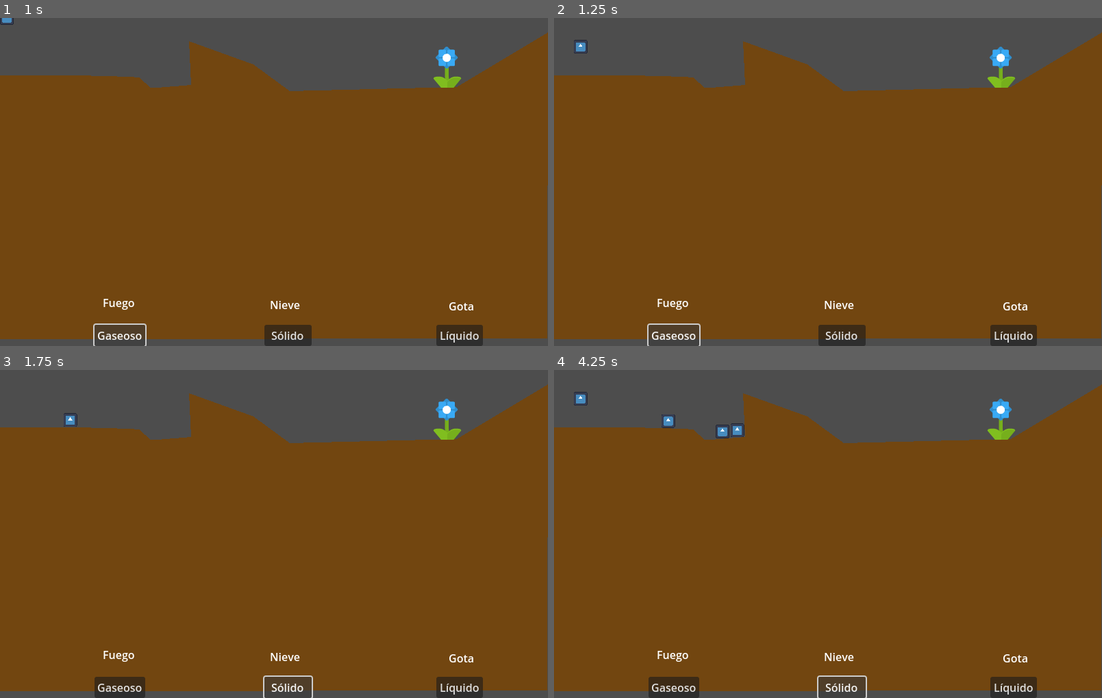
Above: before the commit, frames 1-4 (two rows, left to right).
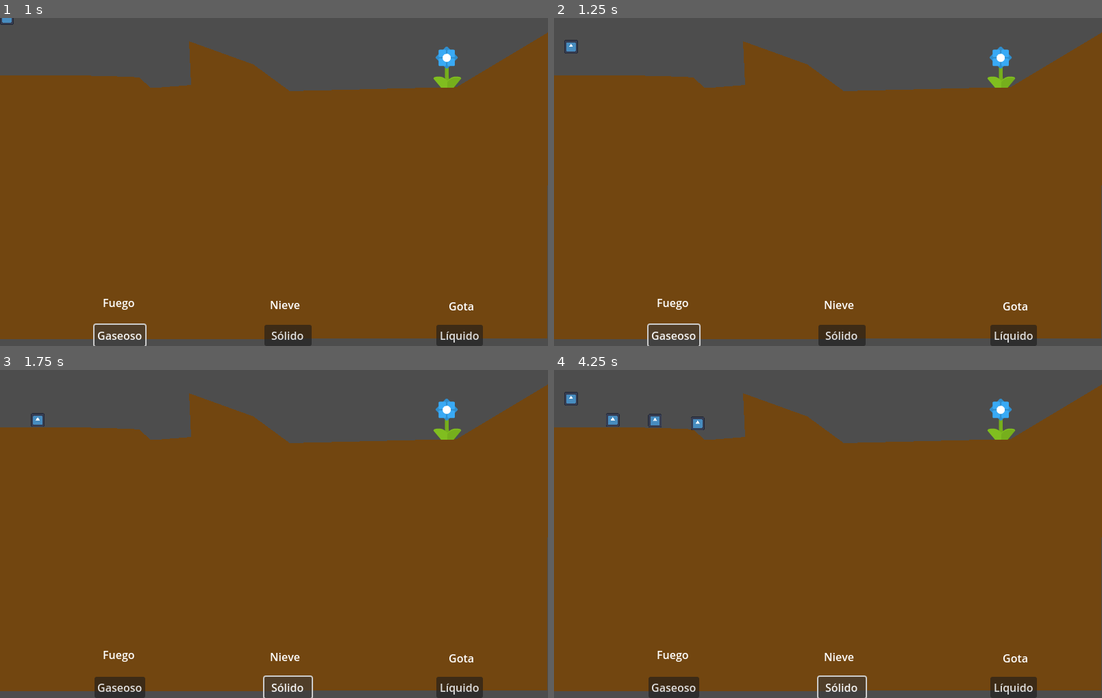
Above: after the commit, the same moments.

Repository: gonzalodelgado/gotita
Game: Godot game, scene res://node_2d.tscn
Two runs of this game, one before a commit and one after it. Both use one fixed random seed, a clock stepped at 60 frames per second and the inputs below. The engine's default icon, where the game draws it, is replaced by a stand-in: a white triangle on a blue panel in a dark square.
Inputs:
- Up to frame 1 (1 s): click "Gaseoso" at 0.5 s
- Up to frame 2 (1.25 s): no input
- Up to frame 3 (1.75 s): click "Sólido" at 1.25 s
- Up to frame 4 (4.25 s): click "Líquido" at 2 s; click "Gaseoso" at 2.75 s; click "Sólido" at 3.5 s

Frame 1 is identical in both runs. In frame 2, 0.1% of the frame differs, in the area x 1-7%, y 6-11%; in frame 3, 0.1%; in frame 4, 0.5%, in the area x 1-35%, y 6-21%.

Commit message:
defino estado inicial de gotita en LIQUIDO

Diff:
--- a/gotita.gd
+++ b/gotita.gd
@@ -3,7 +3,7 @@
 var dir = 1
 var min_speed = 64
 enum Estados {LIQUIDO, GASEOSO, SOLIDO}
-var estado: Estados = Estados.SOLIDO
+var estado: Estados = Estados.LIQUIDO
 var gravity : Vector2 = ProjectSettings.get_setting("physics/2d/default_gravity_vector")
 var screen_size
 
--- a/project.godot
+++ b/project.godot
@@ -24,6 +24,10 @@
 window/stretch/mode="viewport"
 window/stretch/scale_mode="integer"
 
+[dotnet]
+
+project/assembly_name="Gotita"
+
 [rendering]
 
 renderer/rendering_method="gl_compatibility"
